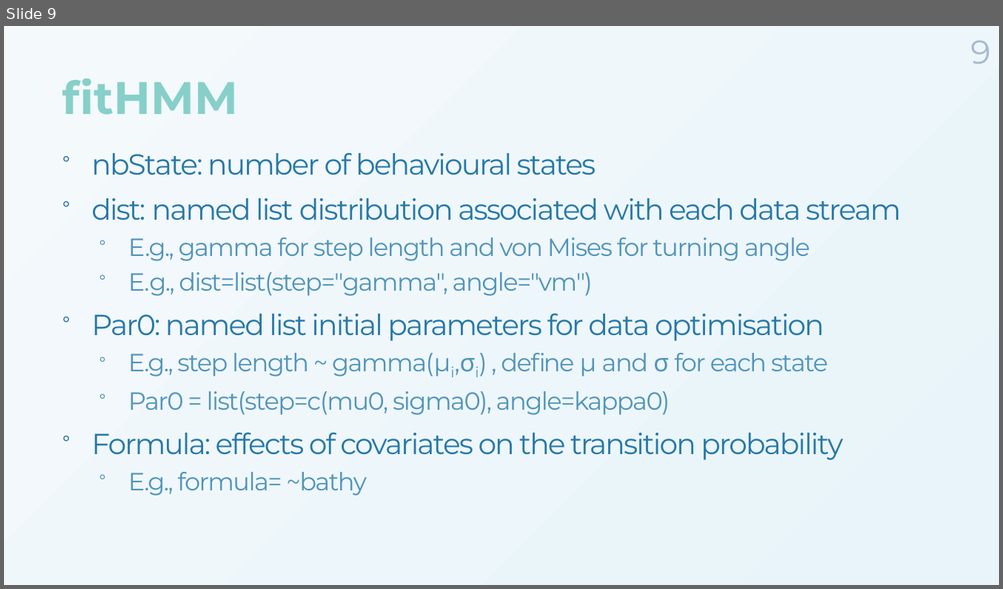
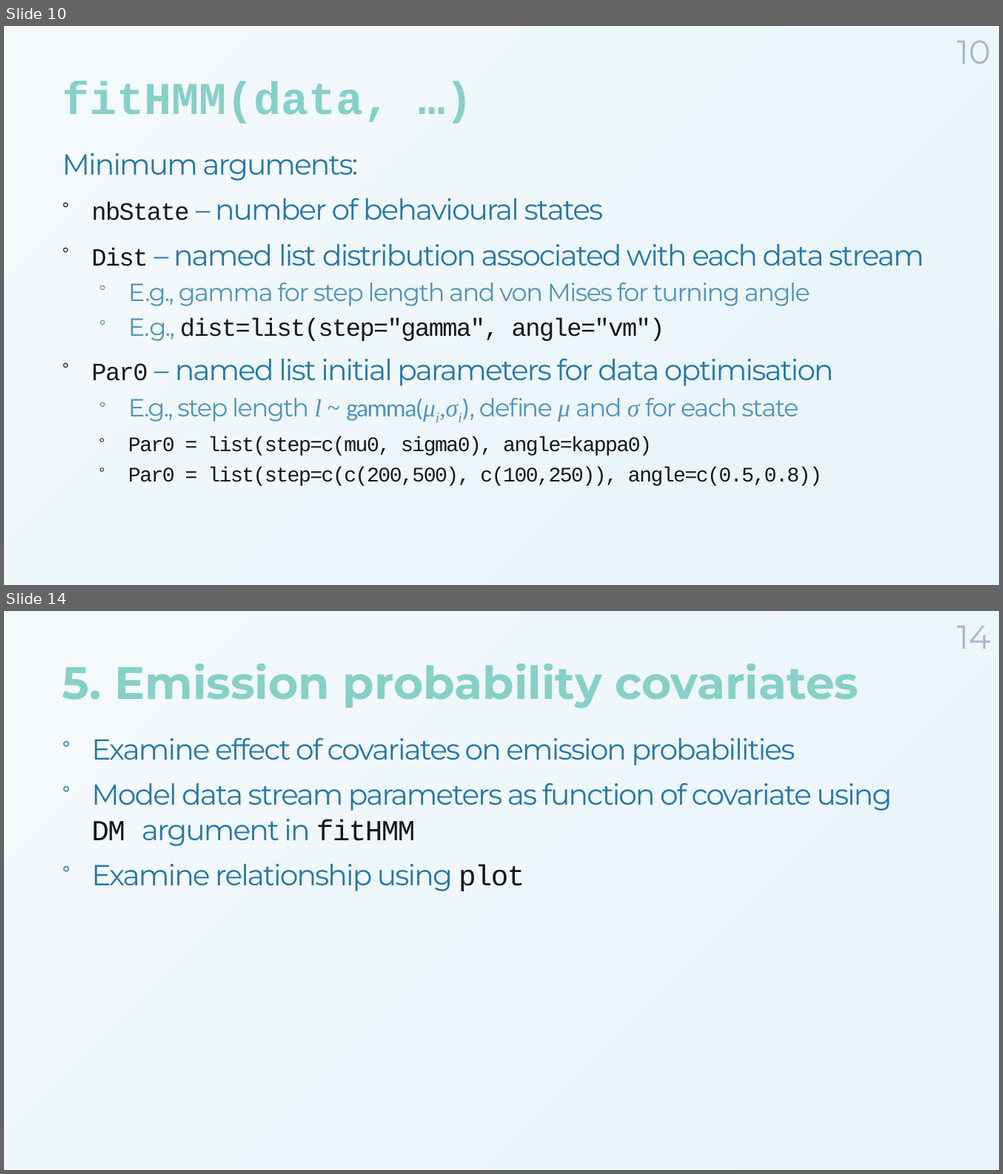
Before and after one commit to MarieAugerMethe/DFO_HMM_2022, a slide deck: Day1/HMM_Tutorial_Day1.pptx. Shown one above the other, each under a label of ours: slide 9 before the commit, slides 10 and 14 after it; the slides between them are not shown. The pictures are 1003x589 and 1003x1174 pixels, drawn with LibreOffice and Linux fonts; fonts in the diff are those of the drawing; background and template pictures are left out. Boxes give left, top, right and bottom in pixels: in the first picture for what was removed or moved away, otherwise in the second. Text is boxed around its words. In the diff, an @@ line names an element or a change of style, - is before the commit and + after.

```diff
--- a/Day1/HMM_Tutorial_Day1.pptx
+++ b/Day1/HMM_Tutorial_Day1.pptx
@@ slide 14 added at [4,611,999,1170], background gradient #F4F9FC to #E8F4FA @@
@@ page number added at [956,626,990,649], 32 pt, text #A6B9CE @@
+14
@@ title added at [62,664,858,709], 44 pt, text gradient #7BCCC4 to #0868AC, bold @@
+5. Emission probability covariates
@@ text added at [91,738,892,891], 28 pt, text #2678A6 @@
+° Examine effect of covariates on emission probabilities
+° Model data stream parameters as function of covariate using
+  DM argument in fitHMM
+° Examine relationship using plot
@@ what was slide 9 is now slide 10 @@
@@ slide 10 changed as well @@
@@ page number at [956,40,990,64]: text changed @@
-9
+10
@@ title at [62,82,390,124]: text changed; font Montserrat to Courier New @@
-fitHMM
+fitHMM(data, …)
@@ text at [62,153,924,266]: text changed @@
-° nbState: number of behavioural states
-° dist: named list distribution associated with each data stream
+Minimum arguments:
+° nbState – number of behavioural states
+° Dist – named list distribution associated with each data stream
@@ text at [128,318,665,456]: font Montserrat to Courier New, text colour #5194B8 to #181717 in "dist=list(step="gamma", angle="vm")", "Par0 = list(step=c(mu0, sigma0), angle=kappa0)"; size 24 to 20 pt in "Par0 = list(step=c(mu0, sigma0), angle=kappa0)" @@
@@ text at [91,358,834,422]: text changed @@
-° Par0: named list initial parameters for data optimisation
-  ° E.g., step length ~ gamma(μi,σi) , define μ and σ for each state
+° Par0 – named list initial parameters for data optimisation
+  ° E.g., step length l ~ gamma(μi,σi), define μ and σ for each state
@@ text at [128,467,822,486]: text changed; size 28 to 20 pt; font Montserrat to Courier New; text colour #2678A6 to #181717 @@
-° Formula: effects of covariates on the transition probability
-  ° E.g., formula= ~bathy
+  ° Par0 = list(step=c(c(200,500), c(100,250)), angle=c(0.5,0.8))
```
Also in this commit, not shown: 6 other slides changed, 6 other slides added, 2 slides removed, 7 other files.
